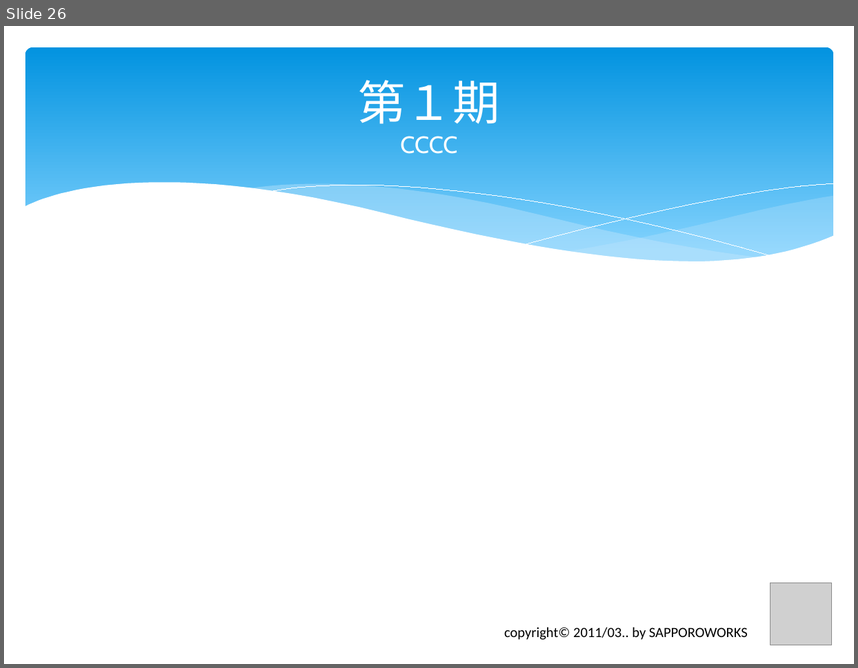
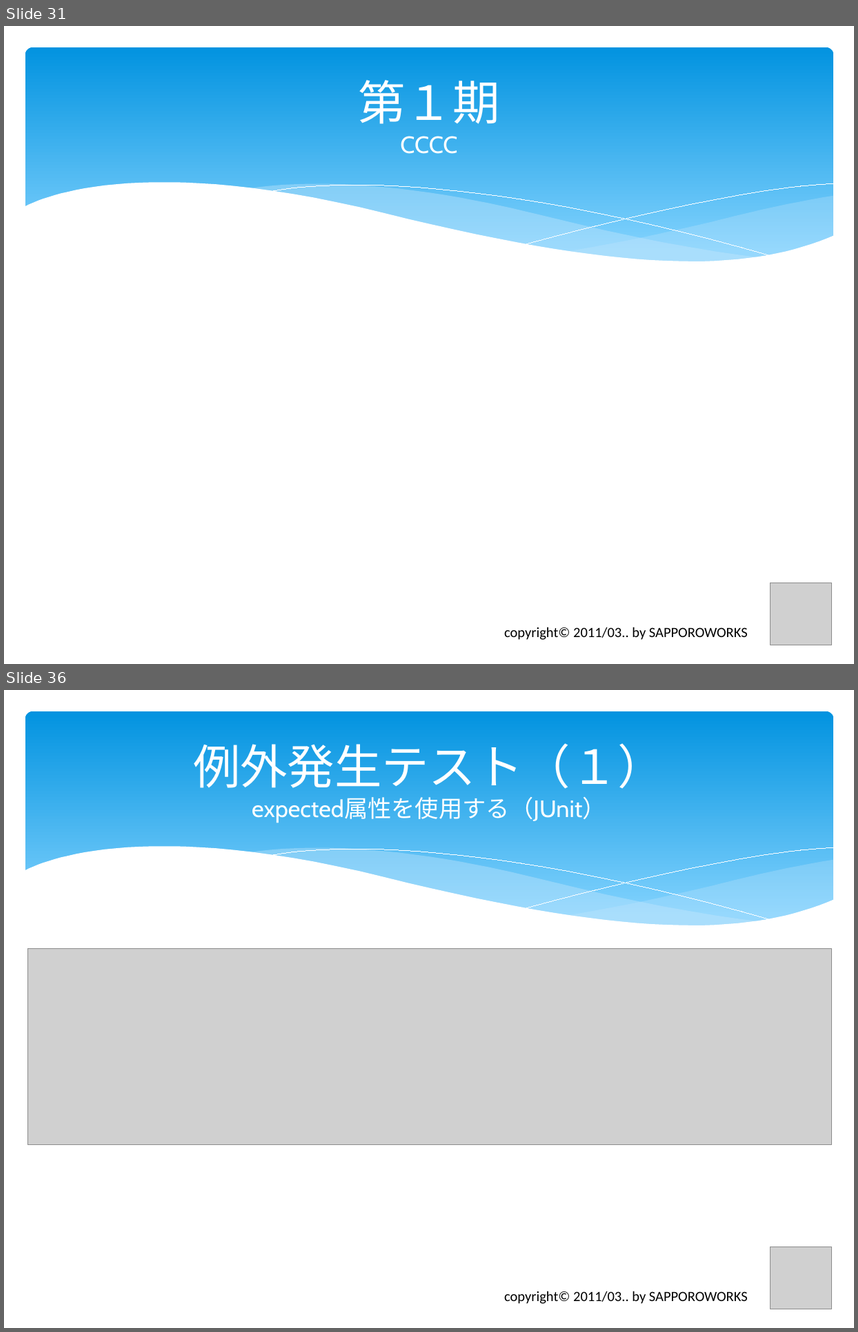
Before and after one commit to furuya02/clrh78, a slide deck: C# から Java へのプログラム移植で体験したTDDの効果は？.pptx. Shown one above the other, each under a label of ours: slide 26 before the commit, slides 31 and 36 after it; the slides between them are not shown. The pictures are 858x668 and 858x1332 pixels, drawn with LibreOffice and Linux fonts; fonts in the diff are those of the drawing; grey boxes stand for pictures. Boxes give left, top, right and bottom in pixels: in the first picture for what was removed or moved away, otherwise in the second. Text is boxed around its words. In the diff, an @@ line names an element or a change of style, - is before the commit and + after.

```diff
--- a/C# から Java へのプログラム移植で体験したTDDの効果は？.pptx
+++ b/C# から Java へのプログラム移植で体験したTDDの効果は？.pptx
@@ slide 36 added at box(4, 690, 854, 1328), background #FFFFFF; not listed: 6 template elements that a slide beside it also shows @@
@@ title added at box(193, 743, 665, 823), 20 pt, text #FFFFFF @@
+例外発生テスト（１）
+expected属性を使用する（JUnit）
@@ picture added at box(27, 949, 831, 1145) @@
@@ picture added at box(771, 1246, 832, 1308) @@
@@ text added at box(504, 1290, 748, 1303), 12 pt, text #000000 @@
+copyright© 2011/03.. by SAPPOROWORKS
@@ what was slide 26 is now slide 31 @@
```
Also in this commit, not shown: 4 slides changed, 16 other slides added.
